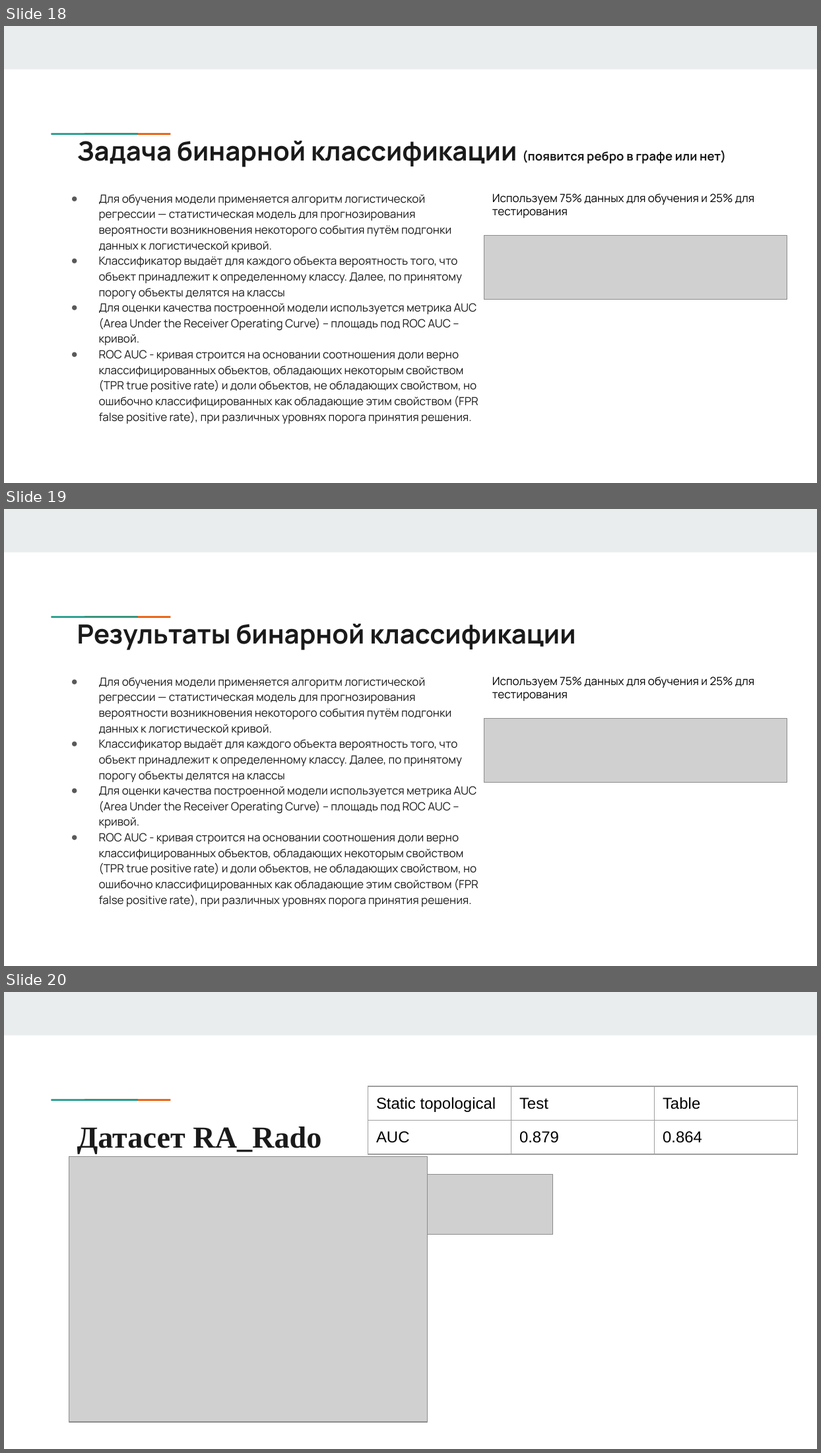
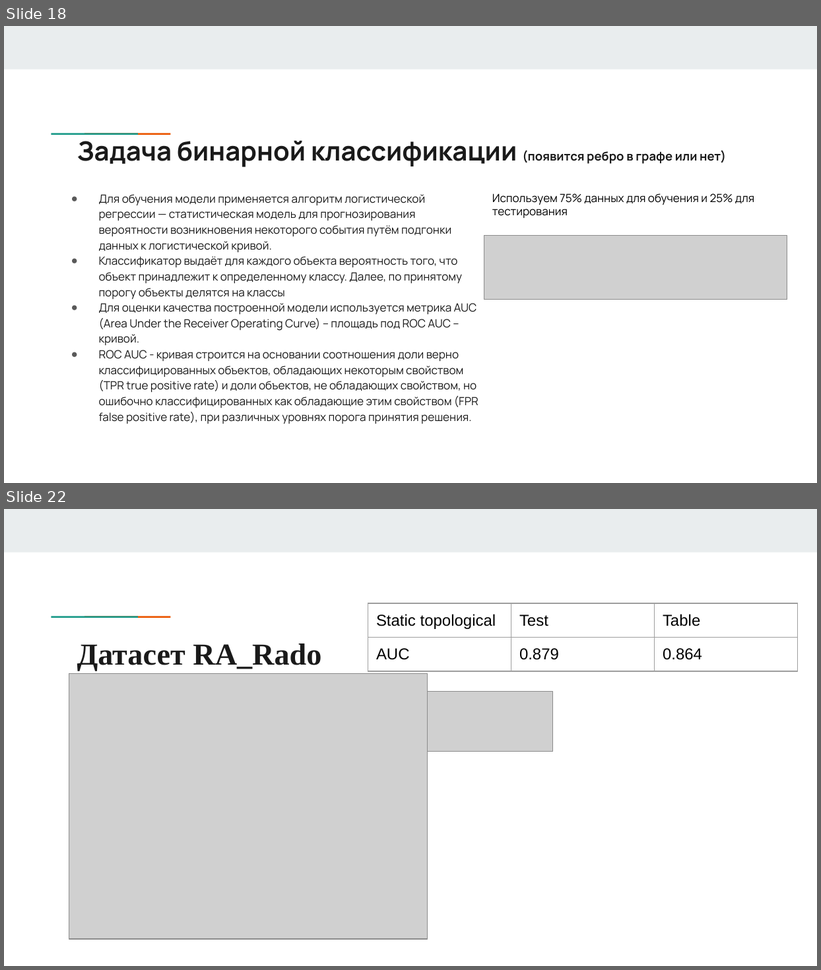
Before and after one commit to answerIII/GraphTheory2022-2023, a slide deck: notes/Team17.pptx. Shown one above the other, each under a label of ours: slides 18, 19 and 20 before the commit, slides 18 and 22 after it; the slides between them are not shown. The pictures are 821x1453 and 821x970 pixels, drawn with LibreOffice and Linux fonts; fonts in the diff are those of the drawing; grey boxes stand for pictures. Boxes give left, top, right and bottom in pixels: in the first picture for what was removed or moved away, otherwise in the second. Text is boxed around its words. In the diff, an @@ line names an element or a change of style, - is before the commit and + after.

```diff
--- a/notes/Team17.pptx
+++ b/notes/Team17.pptx
@@ slide 19 removed at box(4, 509, 817, 966), background #FFFFFF; not listed: 3 template elements that a slide beside it also shows @@
@@ title removed at box(77, 624, 576, 650) @@
-Результаты бинарной классификации
@@ text removed at box(99, 677, 479, 907) @@
-● Для обучения модели применяется алгоритм логистической регрессии — статистическая модель для прогнозирования вероятности возникновения некоторого события путём подгонки данных к логистической кривой.
-● Классификатор выдаёт для каждого объекта вероятность того, что объект принадлежит к определенному классу. Далее, по принятому порогу объекты делятся на классы
-● Для оценки качества построенной модели используется метрика AUC (Area Under the Receiver Operating Curve) – площадь под ROC AUC – кривой.
-● ROС AUC - кривая строится на основании соотношения доли верно классифицированных объектов, обладающих некоторым свойством (TPR true positive rate) и доли объектов, не обладающих свойством, но ошибочно классифицированных как обладающие этим свойством (FPR false positive rate), при различных уровнях порога принятия решения.
@@ text removed at box(492, 677, 754, 701) @@
-Используем 75% данных для обучения и 25% для тестирования
@@ picture removed at box(484, 719, 788, 783) @@
@@ what was slide 20 is now slide 22 @@
```
Also in this commit, not shown: 3 slides added, 4 other files.
